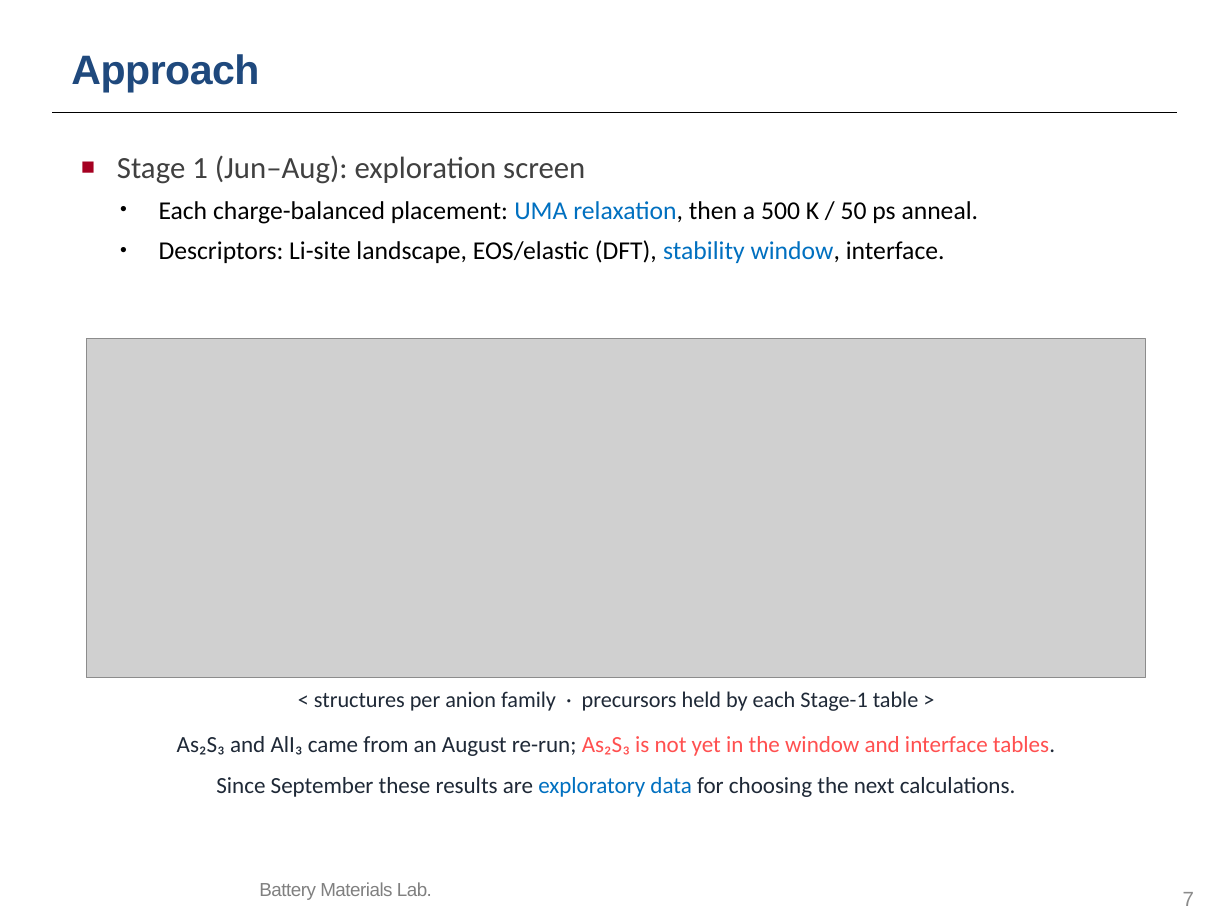
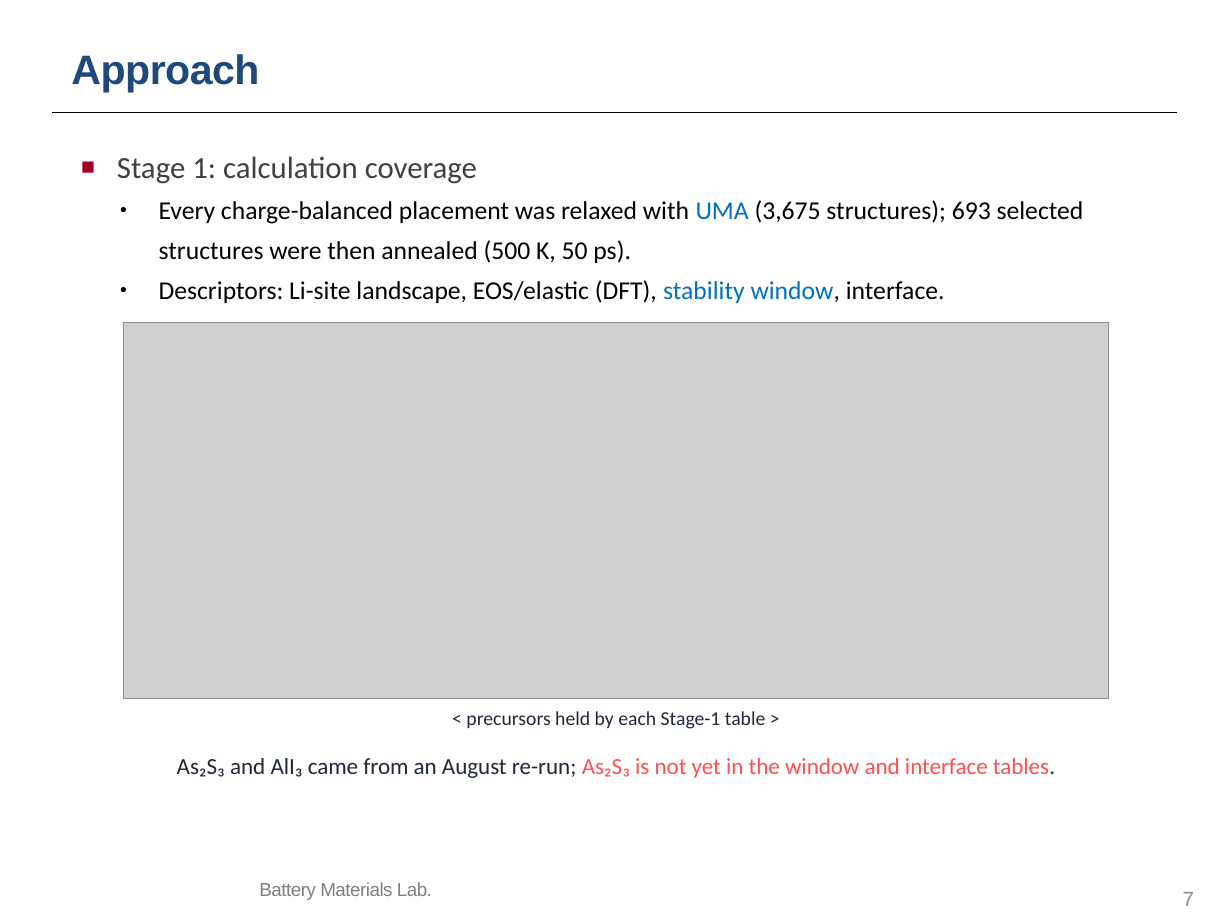
Before and after one commit to yonghoon7153-source/Yonghoon-DEM-DFT, a slide deck: slide 7 of kb/seminars/Research_Seminar_2026_10_13_cascade_progress_lean.pptx. Drawn at 1232x924 pixels with LibreOffice and Linux fonts; fonts in the diff are those of the drawing; grey boxes stand for pictures; background and template pictures are left out. Boxes give left, top, right and bottom in pixels: in the first picture for what was removed or moved away, otherwise in the second. Text is boxed around its words. In the diff, an @@ line names an element or a change of style, - is before the commit and + after.

```diff
--- a/kb/seminars/Research_Seminar_2026_10_13_cascade_progress_lean.pptx
+++ b/kb/seminars/Research_Seminar_2026_10_13_cascade_progress_lean.pptx
@@ text at [117,156,1084,263]: text changed @@
-■ Stage 1 (Jun–Aug): exploration screen
-• Each charge-balanced placement: UMA relaxation, then a 500 K / 50 ps anneal.
+■ Stage 1: calculation coverage
+• Every charge-balanced placement was relaxed with UMA (3,675 structures); 693 selected structures were then annealed (500 K, 50 ps).
@@ picture: place and size @@
-picture at [86,339,1146,678]
+picture at [123,323,1109,699]
@@ text at [466,711,765,729]: text changed; size 13 to 11.5 pt @@
-< structures per anion family · precursors held by each Stage-1 table >
+< precursors held by each Stage-1 table >
@@ text "As₂S₃ and AlI₃ came from ...": place and size @@
-text "As₂S₃ and AlI₃ came from ..." at [177,736,1055,756]
+text "As₂S₃ and AlI₃ came from ..." at [177,758,1055,778]
@@ text removed at [216,777,1015,797] @@
-Since September these results are exploratory data for choosing the next calculations.
```
Also in this commit, not shown: 8 other slides changed, 22 other files.
